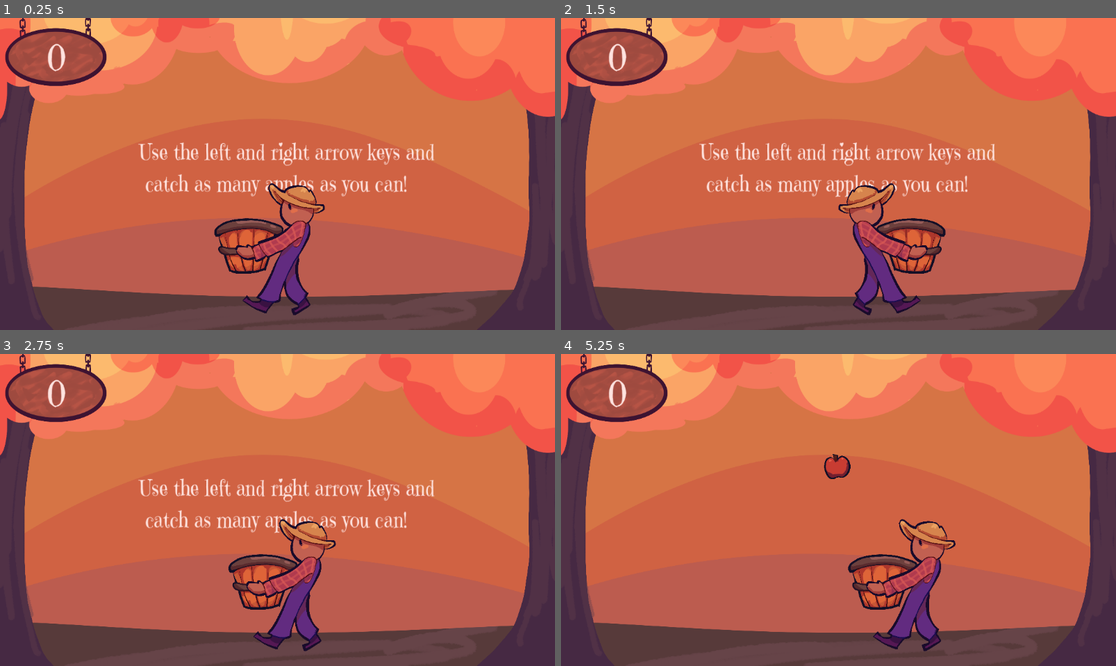
Above: before the commit, frames 1-4 (two rows, left to right).
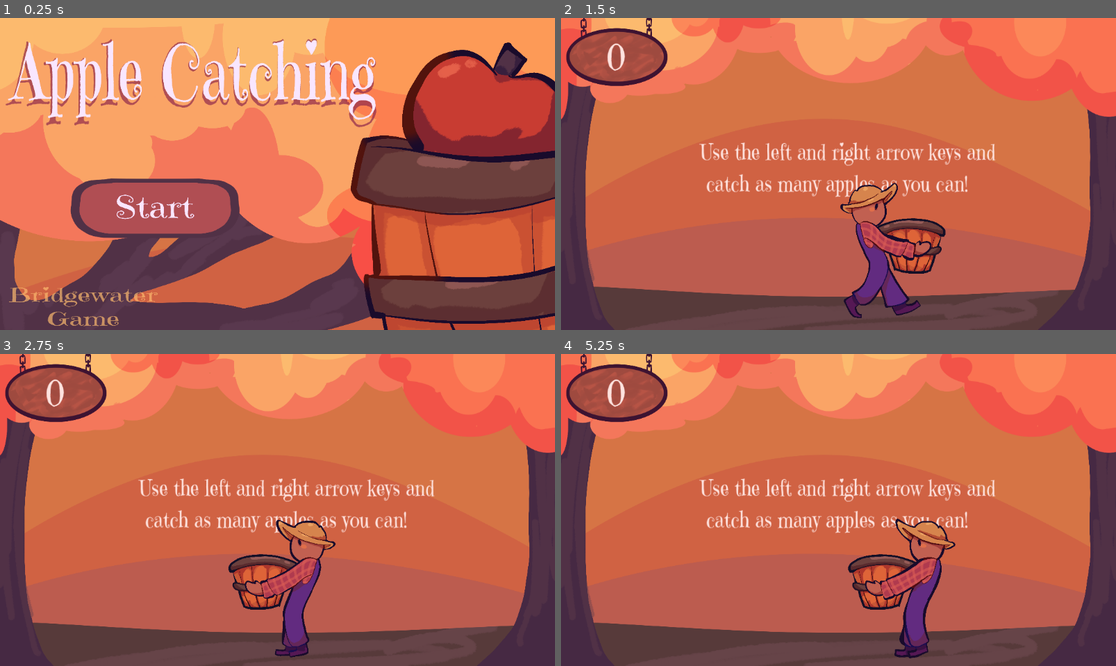
Above: after the commit, the same moments.

Repository: TapwaterLKB/catching-apples
Game: Godot game, scene res://game.tscn
Same seed, same stepped clock (60 frames per second), same inputs: the game is played once before the commit and once after it. Sound files missing from this copy of the repository are replaced by a short silence.
Inputs (mouse positions are in pixels of both pictures, inside the frame that each line leads up to):
- Up to frame 1 (0.25 s): no input
- Up to frame 2 (1.5 s): click (710, 205) at 0.5 s, where only the run after the commit has a clickable "Start"; tap Enter at 1.25 s; move the mouse to (960, 158) at 1.27 s; hold Right (move_right) from 1.28 s (still down)
- Up to frame 3 (2.75 s): move the mouse to (166, 525) at 2.02 s; release Right (move_right) at 2.03 s; hold Left (move_left) from 2.03 s (still down)
- Up to frame 4 (5.25 s): move the mouse to (894, 441) at 2.77 s; release Left (move_left) at 2.78 s; hold Right (move_right) 2.78-4.28 s; move the mouse to (810, 572) at 3.52 s; move the mouse to (1005, 556) at 4.27 s; hold Left (move_left) from 4.28 s (still down); move the mouse to (672, 463) at 5.02 s

The runs differ from the first frame. In frame 1, 80% of the frame differs, in the area x 0-100%, y 0-100%; in frame 2, 1.9%; in frame 3, 2.0%; in frame 4, 4.3%.

Commit message:
finish game

Diff:
--- /dev/null
+++ b/again.gd
@@ -0,0 +1,13 @@
+extends Button
+signal again_clicked
+
+func _on_mouse_entered() -> void:
+	$Sprite2D.scale.x = 1.52
+	$Sprite2D.scale.y = 1.52
+
+func _on_mouse_exited() -> void:
+	$Sprite2D.scale.x = 1.12
+	$Sprite2D.scale.y = 1.12
+
+func _on_pressed() -> void:
+	again_clicked.emit()
--- /dev/null
+++ b/again.tscn
@@ -0,0 +1,24 @@
+[gd_scene load_steps=4 format=3 uid="uid://imggildnpcgc"]
+
+[ext_resource type="Texture2D" uid="uid://bces3rk4q55sl" path="res://Again button.PNG" id="1_k12aa"]
+[ext_resource type="Script" path="res://again.gd" id="2_l5v33"]
+[ext_resource type="Texture2D" uid="uid://b2uamlbfo87yq" path="res://NewGameTXT.PNG" id="3_jqort"]
+
+[node name="Again" type="Button"]
+anchors_preset = -1
+anchor_right = 1.25
+anchor_bottom = 0.787
+offset_bottom = 0.0239563
+scale = Vector2(0.224226, 0.224226)
+icon = ExtResource("1_k12aa")
+script = ExtResource("2_l5v33")
+metadata/_edit_group_ = true
+
+[node name="Sprite2D" type="Sprite2D" parent="."]
+position = Vector2(720, 248)
+scale = Vector2(1.11952, 1.11952)
+texture = ExtResource("3_jqort")
+
+[connection signal="mouse_entered" from="." to="." method="_on_mouse_entered"]
+[connection signal="mouse_exited" from="." to="." method="_on_mouse_exited"]
+[connection signal="pressed" from="." to="." method="_on_pressed"]
--- /dev/null
+++ b/apple_detector.gd
@@ -0,0 +1 @@
+extends Area2D
--- /dev/null
+++ b/apple_detector.tscn
@@ -0,0 +1,31 @@
+[gd_scene load_steps=3 format=3 uid="uid://bx7p65gbac3dh"]
+
+[sub_resource type="GDScript" id="GDScript_8fhyy"]
+resource_name = "AppleDetector"
+script/source = "extends Area2D
+
+signal death
+
+func _ready() -> void:
+	pass
+
+func _on_body_entered(_body: Node2D) -> void:
+	death.emit(_body)
+"
+
+[sub_resource type="RectangleShape2D" id="RectangleShape2D_he80a"]
+size = Vector2(1224, 7.5)
+
+[node name="AppleDetector" type="Area2D"]
+position = Vector2(570, 591)
+scale = Vector2(0.256198, -2.91038)
+collision_layer = 2
+collision_mask = 2
+script = SubResource("GDScript_8fhyy")
+
+[node name="CollisionShape2D" type="CollisionShape2D" parent="."]
+position = Vector2(2, 3.25)
+scale = Vector2(4.06459, 3.77134)
+shape = SubResource("RectangleShape2D_he80a")
+
+[connection signal="body_entered" from="." to="." method="_on_body_entered"]
--- a/apple_two.tscn
+++ b/apple_two.tscn
@@ -11,6 +11,7 @@
 
 [node name="AppleTwo" type="RigidBody2D"]
 collision_layer = 2
+collision_mask = 3
 physics_material_override = SubResource("PhysicsMaterial_0y82h")
 gravity_scale = 0.08
 script = ExtResource("1_hlapb")
--- a/basket.gd
+++ b/basket.gd
@@ -4,11 +4,9 @@
 
 signal caught
 
-func _ready() -> void:
-	pass # Replace with function body.
-
 func _process(_delta: float) -> void:
-	pass
+	if Input.is_action_pressed("move_right"):
+		$CollisionPolygon2D3.position.x = 90
 
 func _on_body_entered(body: Node2D) -> void:
 	caught.emit(body)
--- /dev/null
+++ b/end_screen.gd
@@ -0,0 +1,6 @@
+extends Node2D
+
+signal game_agaaain
+
+func _on_again_again_clicked() -> void:
+	game_agaaain.emit()
--- /dev/null
+++ b/end_screen.tscn
@@ -0,0 +1,25 @@
+[gd_scene load_steps=4 format=3 uid="uid://cr886me41px1w"]
+
+[ext_resource type="Script" path="res://end_screen.gd" id="1_7nv6n"]
+[ext_resource type="Texture2D" uid="uid://couodwlkxt64k" path="res://Game over screen.PNG" id="1_k2q0b"]
+[ext_resource type="PackedScene" uid="uid://imggildnpcgc" path="res://again.tscn" id="2_5xooy"]
+
+[node name="End_Screen" type="Node2D"]
+light_mask = 0
+visibility_layer = 4
+z_index = 5
+position = Vector2(576, 338)
+script = ExtResource("1_7nv6n")
+
+[node name="Sprite2D" type="Sprite2D" parent="."]
+position = Vector2(-2, -7)
+scale = Vector2(0.228186, 0.228186)
+texture = ExtResource("1_k2q0b")
+
+[node name="Again" parent="." instance=ExtResource("2_5xooy")]
+offset_left = -153.0
+offset_top = 5.0
+offset_right = 1287.0
+offset_bottom = 515.0
+
+[connection signal="again_clicked" from="Again" to="." method="_on_again_again_clicked"]
--- a/game.gd
+++ b/game.gd
@@ -1,11 +1,33 @@
 extends Node
 
 @export var appletwo_scene: PackedScene
+@export var apple_detector_scene: PackedScene
+var gravityaplpl = 0.08
+	#Gravity on my apples
 var score = 0
+var deathapples = 3
+	#Amount of apples able to hit ground
+var apples = []
+#apple container
+func new_game():
+	$MobTimer.wait_time = 3
+	deathapples = 3
+	gravityaplpl = 0.08
+	apples.clear()
+	$Player.position.x = 580
+	$GameMusic.playing = true
+	$EndGameSong.playing = false
+	var deathbar = apple_detector_scene.instantiate()
+	add_child(deathbar)
+	score = 0
+	update_score()
+	$SpeedyAppleTimer.start()
+	$Player.position.x = 580
+	$LableTimer.start()
+	$MobTimer.start()
+	$End_Screen.visible = false
 
-func _on_ready() -> void:
-	pass
-
+#Randomly spawns apples
 func _on_mob_timer_timeout() -> void:
 	# create a new instance of apple scene
 	var apple = appletwo_scene.instantiate()
@@ -13,16 +35,59 @@
 	#choose a random location on path 2D
 	var apple_spawn_location = $MobPath/MobSpawnLocation
 	apple_spawn_location.progress_ratio = randf()
-
+	apple.gravity_scale = gravityaplpl
 	# Set apple position to random position
 	apple.position = apple_spawn_location.position
 
 	add_child(apple)
+	apples.append(apple)
 
-func update_score(score):
+#Change score on sign to match score
+func update_score():
 	$ScoreLabel.text = str(score)
 
 func _on_basket_caught(apl: Node2D) -> void:
 	score += 1
+	apples.erase(apl)
 	apl.queue_free()
-	update_score(score)
+	update_score()
+	$SoundEffect.playing = true
+
+#Litsen for amount of apples hittting ground
+func _on_apple_detector_death(body: Node2D) -> void:
+	deathapples -= 1
+	print(deathapples)
+	stop_all()
+
+func stop_all():
+	if deathapples == 0:
+		#Gets rid of all apples present on screen
+		for apl in apples:
+			apl.queue_free()
+			#Stops spawning them
+		$MobTimer.stop()
+		$GameMusic.stop()
+		$SpeedyAppleTimer.stop()
+		$End_Screen.visible = true
+		$EndGameSong.playing = true
+#Button on start screen
+func _on_start_screen_game_stat() -> void:
+	$StartScreen.visible = false
+	$TitleSongg.playing = false
+	new_game()
+#Loop game music
+func _on_game_music_finished() -> void:
+	$GameMusic.playing = true
+#Button at end game
+func _on_end_game_song_finished() -> void:
+	$EndGameSong.playing = true
+	#Game Music loop
+func _on_end_screen_game_agaaain() -> void:
+	new_game()
+
+#increases apple gravity
+func _on_speedy_apple_timer_timeout() -> void:
+	$SpeedyAppleTimer.start()
+	$MobTimer.wait_time -= 0.3
+	gravityaplpl *= 1.5
+	print("WOWOAH THERE BUDDY  BOY")
--- a/game.tscn
+++ b/game.tscn
@@ -1,15 +1,22 @@
-[gd_scene load_steps=14 format=3 uid="uid://dkjcl704cqtsd"]
+[gd_scene load_steps=21 format=3 uid="uid://dkjcl704cqtsd"]
 
 [ext_resource type="PackedScene" uid="uid://c7d3l5ahp6lii" path="res://background.tscn" id="1_40my5"]
 [ext_resource type="Script" path="res://game.gd" id="1_si3pb"]
 [ext_resource type="PackedScene" uid="uid://d2sqrxdyt5ryt" path="res://player.tscn" id="3_j0k6l"]
+[ext_resource type="PackedScene" uid="uid://co5nkb1k6e65u" path="res://start_screen.tscn" id="4_7cy1v"]
 [ext_resource type="PackedScene" uid="uid://ddfenqyur3rl8" path="res://basket.tscn" id="4_hlrky"]
+[ext_resource type="PackedScene" uid="uid://bx7p65gbac3dh" path="res://apple_detector.tscn" id="5_3cg2p"]
 [ext_resource type="Script" path="res://label.gd" id="6_bbnkl"]
 [ext_resource type="Texture2D" uid="uid://cb8i7i65h25m4" path="res://TreetopsYellow.PNG" id="7_4dmjc"]
 [ext_resource type="PackedScene" uid="uid://bt070uscdrvfg" path="res://apple_two.tscn" id="7_60hft"]
 [ext_resource type="FontFile" uid="uid://diu3dqjlgf6a3" path="res://Emilys_Candy/EmilysCandy-Regular.ttf" id="7_f8bqn"]
 [ext_resource type="Script" path="res://score_label.gd" id="8_2tmu1"]
 [ext_resource type="Texture2D" uid="uid://dkb0uufbrbo67" path="res://Sign.PNG" id="9_bsdsy"]
+[ext_resource type="AudioStream" uid="uid://dyjuord5hmw14" path="res://appleFINAL.wav" id="13_jpo7j"]
+[ext_resource type="AudioStream" uid="uid://casvk6exyq526" path="res://caught sound.wav" id="14_w78dj"]
+[ext_resource type="PackedScene" uid="uid://cr886me41px1w" path="res://end_screen.tscn" id="15_rtihx"]
+[ext_resource type="AudioStream" uid="uid://1yw3q72s6dfs" path="res://End GameSong.wav" id="16_0ax5b"]
+[ext_resource type="AudioStream" uid="uid://v8is2assi7qp" path="res://TitleSong.wav" id="17_lr5wv"]
 
 [sub_resource type="Curve2D" id="Curve2D_8k455"]
 _data = {
@@ -18,7 +25,7 @@
 point_count = 2
 
 [sub_resource type="WorldBoundaryShape2D" id="WorldBoundaryShape2D_d0xvx"]
-distance = -88.4335
+distance = -93.7835
 
 [sub_resource type="LabelSettings" id="LabelSettings_uy3vi"]
 line_spacing = 6.0
@@ -28,11 +35,11 @@
 [node name="Game" type="Node"]
 script = ExtResource("1_si3pb")
 appletwo_scene = ExtResource("7_60hft")
+apple_detector_scene = ExtResource("5_3cg2p")
 
 [node name="Player" parent="." instance=ExtResource("3_j0k6l")]
 z_index = 3
 position = Vector2(580, 480)
-speed = 450
 
 [node name="Basket2" parent="Player" instance=ExtResource("4_hlrky")]
 visible = false
@@ -44,13 +51,14 @@
 [node name="MobPath" type="Path2D" parent="."]
 scale = Vector2(1, 1.55556)
 curve = SubResource("Curve2D_8k455")
+metadata/_edit_group_ = true
 
 [node name="MobSpawnLocation" type="PathFollow2D" parent="MobPath"]
 position = Vector2(78, -39.857)
 rotation = 0.00584998
 
 [node name="TreeTopsYellow" type="Sprite2D" parent="."]
-z_index = 1
+z_index = 5
 position = Vector2(569.5, 441)
 scale = Vector2(0.553723, 0.704492)
 texture = ExtResource("7_4dmjc")
@@ -59,17 +67,15 @@
 position = Vector2(581, 363)
 
 [node name="CollisionShape2D3" type="CollisionShape2D" parent="background"]
+position = Vector2(18, -24)
 scale = Vector2(4.88652, 3.17753)
 shape = SubResource("WorldBoundaryShape2D_d0xvx")
 
 [node name="MobTimer" type="Timer" parent="."]
-wait_time = 2.5
-autostart = true
+wait_time = 3.0
 
 [node name="LableTimer" type="Timer" parent="."]
 wait_time = 5.0
-one_shot = true
-autostart = true
 
 [node name="Label" type="Label" parent="."]
 offset_left = 289.0
@@ -84,25 +90,66 @@
 script = ExtResource("6_bbnkl")
 
 [node name="ScoreLabel" type="Label" parent="."]
-z_index = 2
-offset_left = 96.0
-offset_top = 38.0
-offset_right = 144.0
-offset_bottom = 139.0
+z_index = 7
+offset_left = 15.0
+offset_top = 37.0
+offset_right = 238.0
+offset_bottom = 138.0
 scale = Vector2(0.897689, 0.897689)
 theme_override_colors/font_color = Color(1, 0.890196, 0.87451, 1)
 theme_override_fonts/font = ExtResource("7_f8bqn")
 theme_override_font_sizes/font_size = 80
 text = "0"
+horizontal_alignment = 1
 max_lines_visible = 1
 script = ExtResource("8_2tmu1")
 
 [node name="Sign" type="Sprite2D" parent="."]
-z_index = 1
+z_index = 6
 position = Vector2(117, 74)
 scale = Vector2(0.383232, 0.383232)
 texture = ExtResource("9_bsdsy")
 
+[node name="AppleDetector" parent="." instance=ExtResource("5_3cg2p")]
+position = Vector2(569, 590)
+
+[node name="StartScreen" parent="." instance=ExtResource("4_7cy1v")]
+z_index = 8
+position = Vector2(-3, -10)
+scale = Vector2(0.482914, 0.464013)
+
+[node name="GameMusic" type="AudioStreamPlayer2D" parent="."]
+stream = ExtResource("13_jpo7j")
+
+[node name="SoundEffect" type="AudioStreamPlayer2D" parent="."]
+stream = ExtResource("14_w78dj")
+volume_db = 10.0
+
+[node name="End_Screen" parent="." instance=ExtResource("15_rtihx")]
+visible = false
+visibility_layer = 2
+position = Vector2(573, 354)
+scale = Vector2(1.06358, 1.06358)
+
+[node name="SpeedyAppleTimer" type="Timer" parent="."]
+wait_time = 15.0
+
+[node name="EndGameSong" type="AudioStreamPlayer2D" parent="."]
+stream = ExtResource("16_0ax5b")
+volume_db = 5.0
+
+[node name="TitleSongg" type="AudioStreamPlayer2D" parent="."]
+stream = ExtResource("17_lr5wv")
+autoplay = true
+
 [connection signal="caught" from="Player/Basket2" to="." method="_on_basket_caught"]
 [connection signal="timeout" from="MobTimer" to="." method="_on_mob_timer_timeout"]
 [connection signal="timeout" from="LableTimer" to="Label" method="_on_lable_timer_timeout"]
+[connection signal="death" from="AppleDetector" to="." method="_on_apple_detector_death"]
+[connection signal="game_stat" from="StartScreen" to="." method="_on_start_screen_game_stat"]
+[connection signal="finished" from="GameMusic" to="." method="_on_game_music_finished"]
+[connection signal="game_agaaain" from="End_Screen" to="." method="_on_end_screen_game_agaaain"]
+[connection signal="game_agaaain" from="End_Screen" to="Player" method="_on_end_screen_game_agaaain"]
+[connection signal="timeout" from="SpeedyAppleTimer" to="." method="_on_speedy_apple_timer_timeout"]
+[connection signal="timeout" from="SpeedyAppleTimer" to="Player" method="_on_speedy_apple_timer_timeout"]
+[connection signal="finished" from="EndGameSong" to="." method="_on_end_game_song_finished"]
--- a/player.gd
+++ b/player.gd
@@ -1,26 +1,44 @@
 extends Area2D
 
-@export var speed = 400
+@export var speed = 450
 var screen_size
 
 func _ready() -> void:
 	screen_size = get_viewport_rect().size
-	pass
+
 func _process(delta: float) -> void:
 	var velocity = Vector2.ZERO
+	var standing = $Sprite2D
+	var walking = $Walking
+
+#moves sprites
 	if Input.is_action_pressed("move_right"):
 		velocity.x += 1
+		walking.show()
+		standing.hide()
 	if Input.is_action_pressed("move_left"):
 		velocity.x -= 1
+		walking.show()
+		standing.hide()
 
 	if velocity.length() > 0:
 		velocity = velocity.normalized() * speed
 
+	#show walking and standing sprite based on whats pressed
+	if Input.is_action_just_released("move_left"):
+		standing.show()
+		walking.hide()
+	if Input.is_action_just_released("move_right"):
+		standing.show()
+		walking.hide()
+
 	#flipping sprites
 	if velocity.x != 0:
 		$Sprite2D.flip_v = false
+		$Walking.flip_v = false
 		$Basket/Sprite2D.flip_v = false
 		$Sprite2D.flip_h = velocity.x > 0
+		$Walking.flip_h = velocity.x > 0
 		$Basket/Sprite2D.flip_h = velocity.x > 0
 
 	#flipping where my basket is in relation to the player
@@ -31,3 +49,9 @@
 
 	position += velocity * delta
 	position = position.clamp(Vector2.ZERO, screen_size)
+
+func _on_speedy_apple_timer_timeout() -> void:
+	speed += 50
+
+func _on_end_screen_game_agaaain() -> void:
+	speed = 450
--- a/player.tscn
+++ b/player.tscn
@@ -1,29 +1,61 @@
-[gd_scene load_steps=5 format=3 uid="uid://d2sqrxdyt5ryt"]
+[gd_scene load_steps=10 format=3 uid="uid://d2sqrxdyt5ryt"]
 
 [ext_resource type="Script" path="res://player.gd" id="1_b3cwi"]
 [ext_resource type="PackedScene" uid="uid://ddfenqyur3rl8" path="res://basket.tscn" id="2_bs1w3"]
-[ext_resource type="Texture2D" uid="uid://bwnw15ge73sig" path="res://Farmer.PNG.PNG" id="2_fsuf5"]
+[ext_resource type="Texture2D" uid="uid://c4d2pajwsobfm" path="res://Farmer Sprite/Standing.PNG" id="3_q4pes"]
+[ext_resource type="Texture2D" uid="uid://cpa2ojacsg114" path="res://Farmer Sprite/Walking F1.PNG" id="4_uyv07"]
+[ext_resource type="Texture2D" uid="uid://dqscndiu4tln5" path="res://Farmer Sprite/Walking F2.PNG" id="5_nisoq"]
+[ext_resource type="Texture2D" uid="uid://bq1eshed86rhd" path="res://Farmer Sprite/Walking F3.PNG" id="6_m23e1"]
+[ext_resource type="Texture2D" uid="uid://clu4jsurmdrgp" path="res://Farmer Sprite/Walking F4.PNG" id="7_cj0nx"]
 
 [sub_resource type="CapsuleShape2D" id="CapsuleShape2D_vbipu"]
 radius = 14.9476
-height = 3410.52
+height = 1828.9
+
+[sub_resource type="SpriteFrames" id="SpriteFrames_gqc2b"]
+animations = [{
+"frames": [{
+"duration": 1.0,
+"texture": ExtResource("4_uyv07")
+}, {
+"duration": 1.0,
+"texture": ExtResource("5_nisoq")
+}, {
+"duration": 1.0,
+"texture": ExtResource("6_m23e1")
+}, {
+"duration": 1.0,
+"texture": ExtResource("7_cj0nx")
+}],
+"loop": true,
+"name": &"default",
+"speed": 4.0
+}]
 
 [node name="Player" type="Area2D"]
+position = Vector2(349, 113)
 scale = Vector2(0.610334, 0.610334)
 script = ExtResource("1_b3cwi")
 metadata/_edit_group_ = true
 
 [node name="Basket" parent="." instance=ExtResource("2_bs1w3")]
-position = Vector2(-106.499, -8.19224)
+position = Vector2(-100, -8.192)
 collision_layer = 2
 collision_mask = 2
 
 [node name="Sprite2D" type="Sprite2D" parent="."]
-scale = Vector2(0.274006, 0.274006)
-texture = ExtResource("2_fsuf5")
+scale = Vector2(0.262763, 0.262763)
+texture = ExtResource("3_q4pes")
 
 [node name="CollisionShape2D" type="CollisionShape2D" parent="."]
-position = Vector2(19, 6)
+position = Vector2(44.2381, -95.0299)
 rotation = 0.309651
 scale = Vector2(2.61494, 0.124795)
 shape = SubResource("CapsuleShape2D_vbipu")
+
+[node name="Walking" type="AnimatedSprite2D" parent="."]
+visible = false
+position = Vector2(3.27689, 18.0229)
+scale = Vector2(0.279558, 0.279853)
+sprite_frames = SubResource("SpriteFrames_gqc2b")
+autoplay = "default"
--- a/project.godot
+++ b/project.godot
@@ -31,3 +31,9 @@
 "events": [Object(InputEventKey,"resource_local_to_scene":false,"resource_name":"","device":-1,"window_id":0,"alt_press …(195 unchanged characters)…
 ]
 }
+Clicked={
+"deadzone": 0.5,
+"events": [Object(InputEventMouseButton,"resource_local_to_scene":false,"resource_name":"","device":-1,"window_id":0,"alt_pressed":false,"shift_pressed":false,"ctrl_pressed":false,"meta_pressed":false,"button_mask":0,"position":Vector2(0, 0),"global_position":Vector2(0, 0),"factor":1.0,"button_index":2,"canceled":false,"pressed":false,"double_click":false,"script":null)
+, Object(InputEventMouseButton,"resource_local_to_scene":false,"resource_name":"","device":-1,"window_id":0,"alt_pressed":false,"shift_pressed":false,"ctrl_pressed":false,"meta_pressed":false,"button_mask":0,"position":Vector2(0, 0),"global_position":Vector2(0, 0),"factor":1.0,"button_index":3,"canceled":false,"pressed":false,"double_click":false,"script":null)
+]
+}
--- /dev/null
+++ b/start_button.gd
@@ -0,0 +1,14 @@
+extends Button
+signal start_clicked
+
+
+func _on_mouse_entered() -> void:
+	$Sprite2D.scale.x = 2
+	$Sprite2D.scale.y = 1.929
+
+func _on_mouse_exited() -> void:
+	$Sprite2D.scale.x = 1.384
+	$Sprite2D.scale.y = 1.335
+
+func _on_pressed() -> void:
+	start_clicked.emit()
--- /dev/null
+++ b/start_button.tscn
@@ -0,0 +1,25 @@
+[gd_scene load_steps=3 format=3 uid="uid://csuweekn78q4i"]
+
+[ext_resource type="Script" path="res://start_button.gd" id="1_b2awu"]
+[ext_resource type="Texture2D" uid="uid://bw148l8strxtm" path="res://Start button.PNG" id="1_lsf7d"]
+
+[node name="StartButton" type="Button"]
+offset_left = 142.0
+offset_top = 2.99999
+offset_right = 1443.0
+offset_bottom = 560.0
+scale = Vector2(0.306786, 0.276723)
+action_mode = 0
+button_mask = 7
+text = "Start"
+icon = ExtResource("1_lsf7d")
+script = ExtResource("1_b2awu")
+
+[node name="Sprite2D" type="Sprite2D" parent="."]
+position = Vector2(694.295, 299.939)
+scale = Vector2(1.38374, 1.3345)
+texture = ExtResource("1_lsf7d")
+
+[connection signal="mouse_entered" from="." to="." method="_on_mouse_entered"]
+[connection signal="mouse_exited" from="." to="." method="_on_mouse_exited"]
+[connection signal="pressed" from="." to="." method="_on_pressed"]
--- /dev/null
+++ b/start_screen.gd
@@ -0,0 +1,6 @@
+extends Node2D
+
+signal game_stat
+
+func _on_start_button_start_clicked() -> void:
+	game_stat.emit()
--- /dev/null
+++ b/start_screen.tscn
@@ -0,0 +1,25 @@
+[gd_scene load_steps=4 format=3 uid="uid://co5nkb1k6e65u"]
+
+[ext_resource type="Script" path="res://start_screen.gd" id="1_xxgff"]
+[ext_resource type="Texture2D" uid="uid://dl4av7ruytgsm" path="res://Start screen.PNG" id="2_dr6nn"]
+[ext_resource type="PackedScene" uid="uid://csuweekn78q4i" path="res://start_button.tscn" id="3_gquvu"]
+
+[node name="StartScreen" type="Node2D"]
+light_mask = 4
+visibility_layer = 4
+z_index = 5
+script = ExtResource("1_xxgff")
+
+[node name="Sprite2D" type="Sprite2D" parent="."]
+position = Vector2(1193, 715)
+scale = Vector2(0.501047, 0.501047)
+texture = ExtResource("2_dr6nn")
+
+[node name="StartButton" parent="." instance=ExtResource("3_gquvu")]
+offset_left = 371.0
+offset_top = 755.0
+offset_right = 1672.0
+offset_bottom = 1312.0
+scale = Vector2(0.436673, 0.393882)
+
+[connection signal="start_clicked" from="StartButton" to="." method="_on_start_button_start_clicked"]
Binary file added: Again button.PNG
Binary file added: Emilys_Candy/New Game Button.PNG
Binary file added: Farmer Sprite/Standing.PNG
Binary file added: Farmer Sprite/Walking F1.PNG
Binary file added: Farmer Sprite/Walking F2.PNG
Binary file added: Farmer Sprite/Walking F3.PNG
Binary file added: Farmer Sprite/Walking F4.PNG
Binary file added: Game over screen.PNG
Binary file added: NewGameTXT.PNG
Binary file added: Start button.PNG
Binary file added: Start screen.PNG
Not shown, added: End GameSong.wav
(and 3 more such lines)
